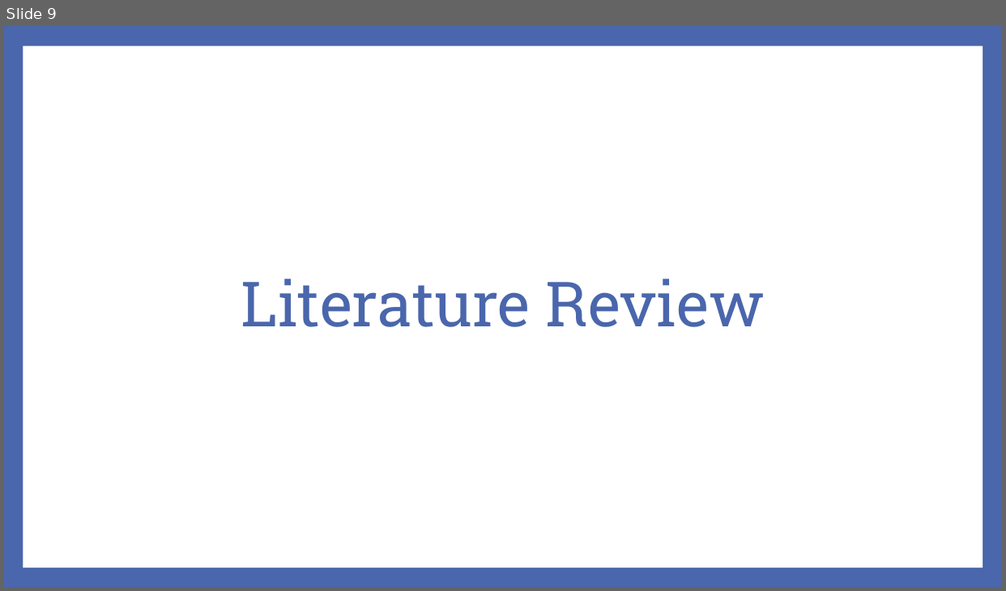
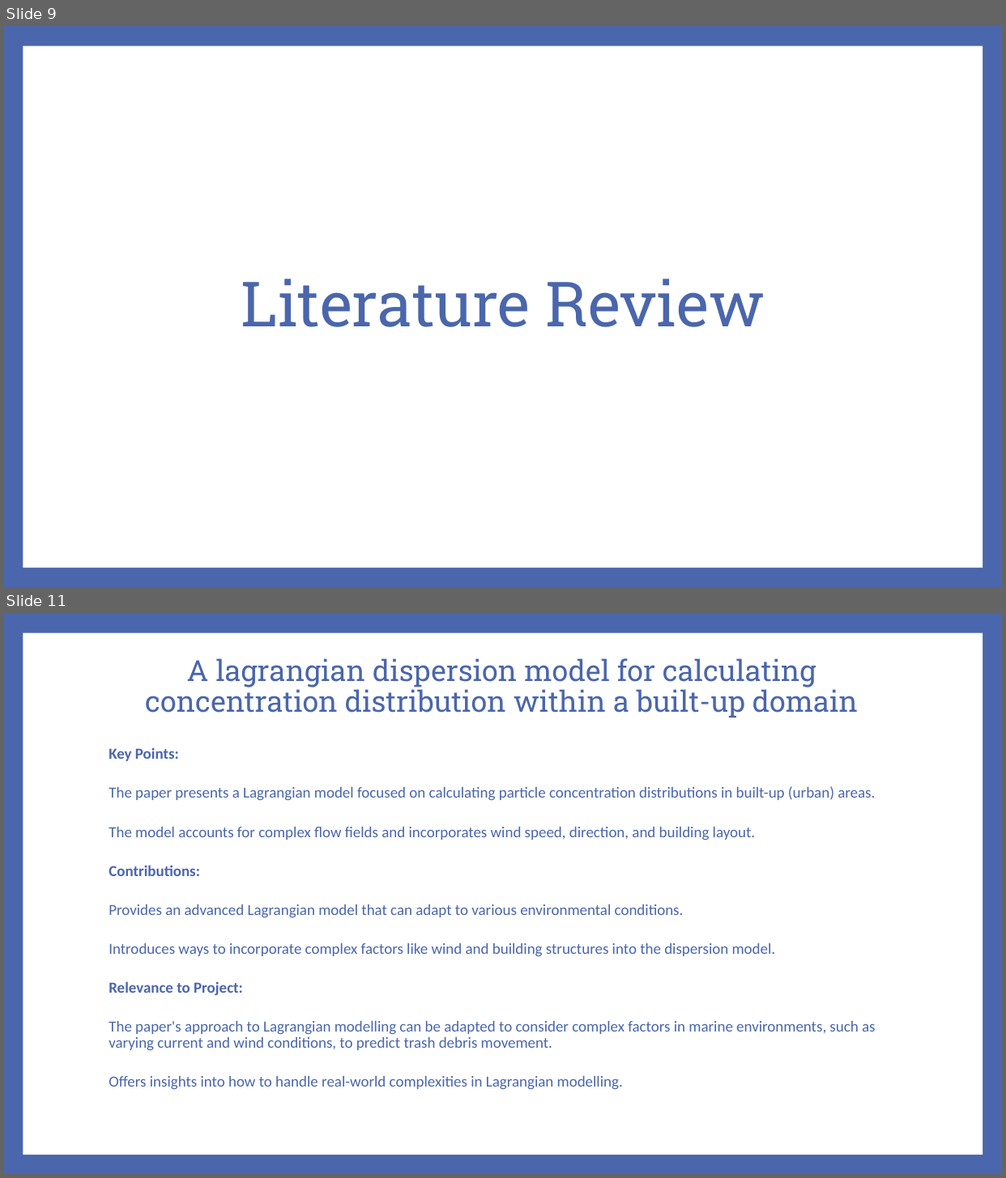
Before and after one commit to markdingli18/FYP_Mark_Dingli, a slide deck: Documents/FYP/powerpoint.pptx. Shown one above the other, each under a label of ours: slide 9 before the commit, slides 9 and 11 after it; the slides between them are not shown. The pictures are 1006x591 and 1006x1178 pixels, drawn with LibreOffice and Linux fonts; fonts in the diff are those of the drawing. Boxes give left, top, right and bottom in pixels: in the first picture for what was removed or moved away, otherwise in the second. Text is boxed around its words. In the diff, an @@ line names an element or a change of style, - is before the commit and + after.

```diff
--- a/Documents/FYP/powerpoint.pptx
+++ b/Documents/FYP/powerpoint.pptx
@@ slide 11 added at <box>4,613,1002,1174</box>, background #4A66AC; not listed: 1 template element that a slide beside it also shows @@
@@ title added at <box>145,658,858,718</box>, 28 pt, text #4A66AC @@
+A lagrangian dispersion model for calculating concentration distribution within a built-up domain
@@ text added at <box>108,748,875,1090</box>, 14.8 pt, text #4A66AC @@
+Key Points:
+The paper presents a Lagrangian model focused on calculating particle concentration distributions in built-up (urban) areas.
+The model accounts for complex flow fields and incorporates wind speed, direction, and building layout.
+Contributions:
+Provides an advanced Lagrangian model that can adapt to various environmental conditions.
+Introduces ways to incorporate complex factors like wind and building structures into the dispersion model.
+Relevance to Project:
+The paper's approach to Lagrangian modelling can be adapted to consider complex factors in marine environments, such as varying current and wind conditions, to predict trash debris movement.
+Offers insights into how to handle real-world complexities in Lagrangian modelling.
```
Also in this commit, not shown: 1 slide changed, 16 other slides added, 1 slide removed.
